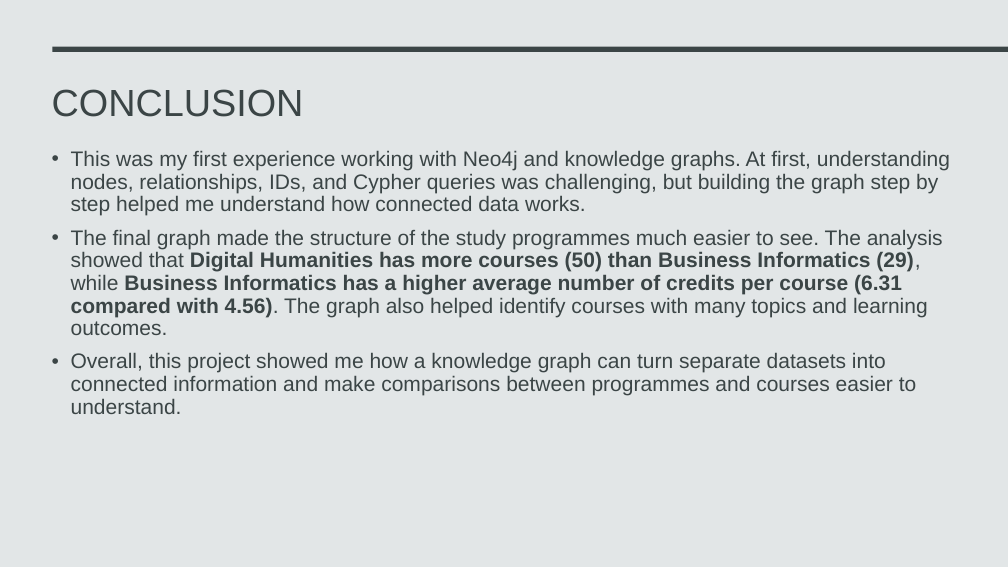
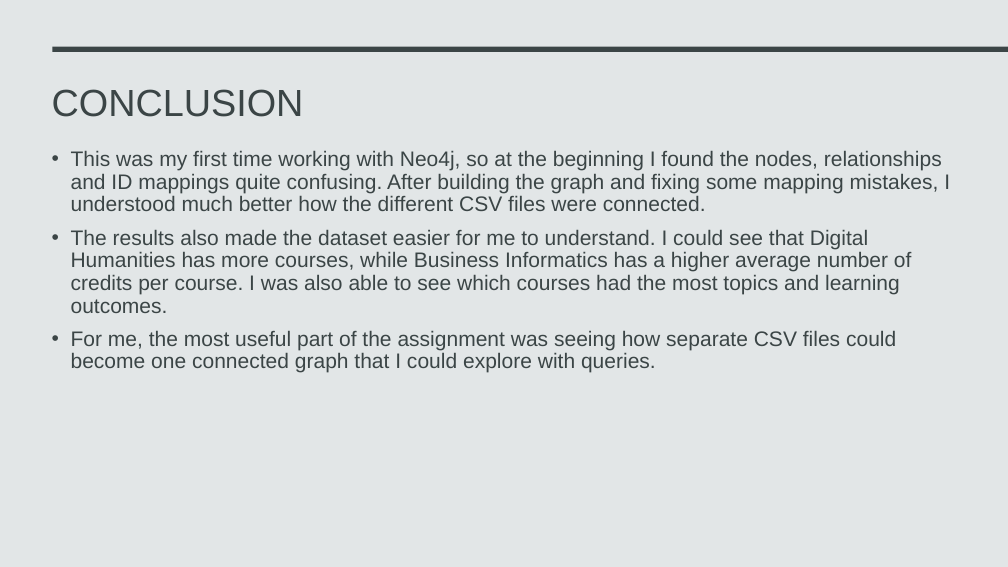
Before and after one commit to nilzellym/KMS-Knowledge-Graph, a slide deck: slide 12 of KnowledgeManagement_Graph.pptx. Drawn at 1008x567 pixels with LibreOffice and Linux fonts; fonts in the diff are those of the drawing. Boxes give left, top, right and bottom in pixels: in the first picture for what was removed or moved away, otherwise in the second. Text is boxed around its words. In the diff, an @@ line names an element or a change of style, - is before the commit and + after.

```diff
--- a/KnowledgeManagement_Graph.pptx
+++ b/KnowledgeManagement_Graph.pptx
@@ text at (71,151,950,373): text changed @@
-• This was my first experience working with Neo4j and knowledge graphs. At first, understanding nodes, relationships, IDs, and Cypher queries was challenging, but building the graph step by step helped me understand how connected data works.
-• The final graph made the structure of the study programmes much easier to see. The analysis showed that Digital Humanities has more courses (50) than Business Informatics (29), while Business Informatics has a higher average number of credits per course (6.31 compared with 4.56). The graph also helped identify courses with many topics and learning outcomes.
-• Overall, this project showed me how a knowledge graph can turn separate datasets into connected information and make comparisons between programmes and courses easier to understand.
+• This was my first time working with Neo4j, so at the beginning I found the nodes, relationships and ID mappings quite confusing. After building the graph and fixing some mapping mistakes, I understood much better how the different CSV files were connected.
+• The results also made the dataset easier for me to understand. I could see that Digital Humanities has more courses, while Business Informatics has a higher average number of credits per course. I was also able to see which courses had the most topics and learning outcomes.
+• For me, the most useful part of the assignment was seeing how separate CSV files could become one connected graph that I could explore with queries.
```
Also in this commit, not shown: 7 other slides changed, 1 other file.
